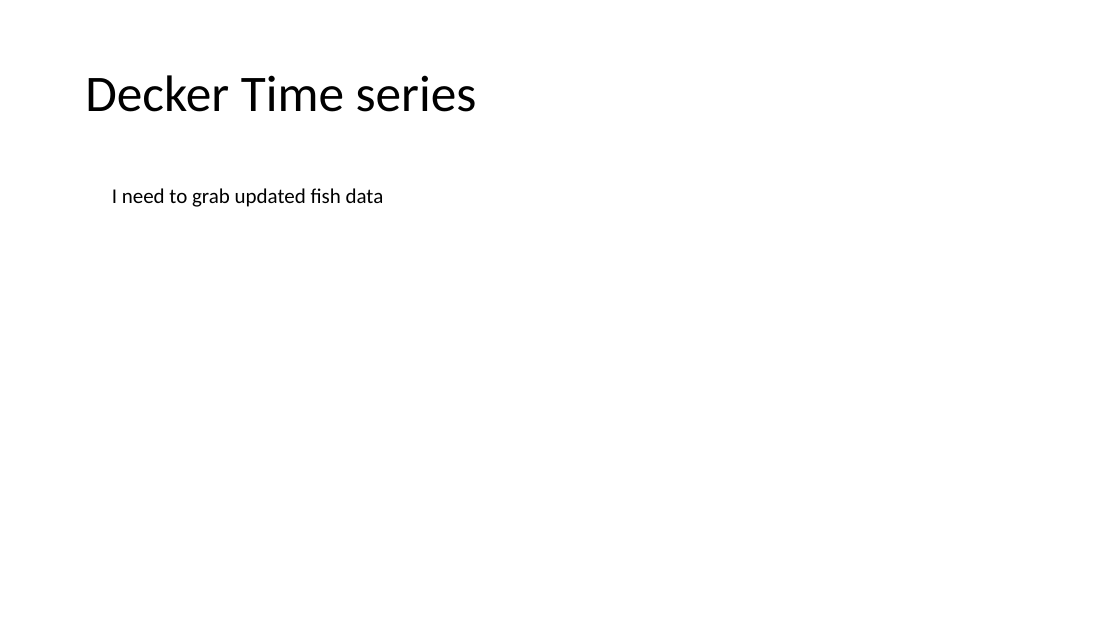
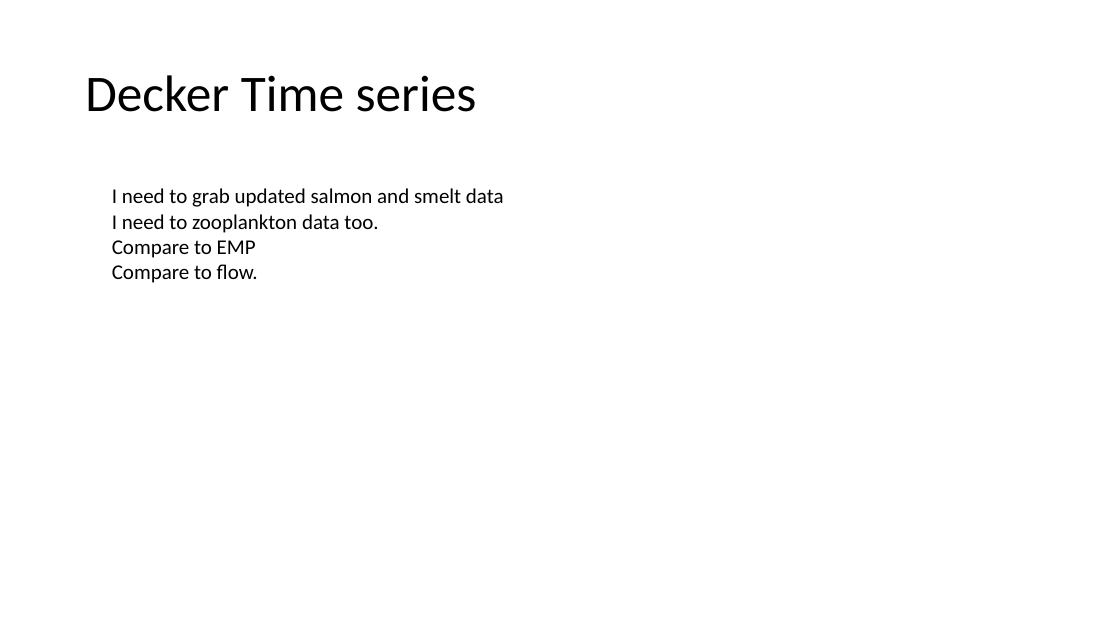
Before and after one commit to rosehartman/FRPreport2018, a slide deck: slide 9 of May phase IV analyses.pptx (slide 2 before the commit). Drawn at 1120x630 pixels with LibreOffice and Linux fonts; fonts in the diff are those of the drawing. Boxes give left, top, right and bottom in pixels: in the first picture for what was removed or moved away, otherwise in the second. Text is boxed around its words. In the diff, an @@ line names an element or a change of style, - is before the commit and + after.

```diff
--- a/May phase IV analyses.pptx
+++ b/May phase IV analyses.pptx
@@ text at (112, 188, 504, 283): text changed @@
-I need to grab updated fish data
+I need to grab updated salmon and smelt data
+I need to zooplankton data too.
+Compare to EMP
+Compare to flow.
```
Also in this commit, not shown: 7 slides added, 1 slide removed, 10 other files.
